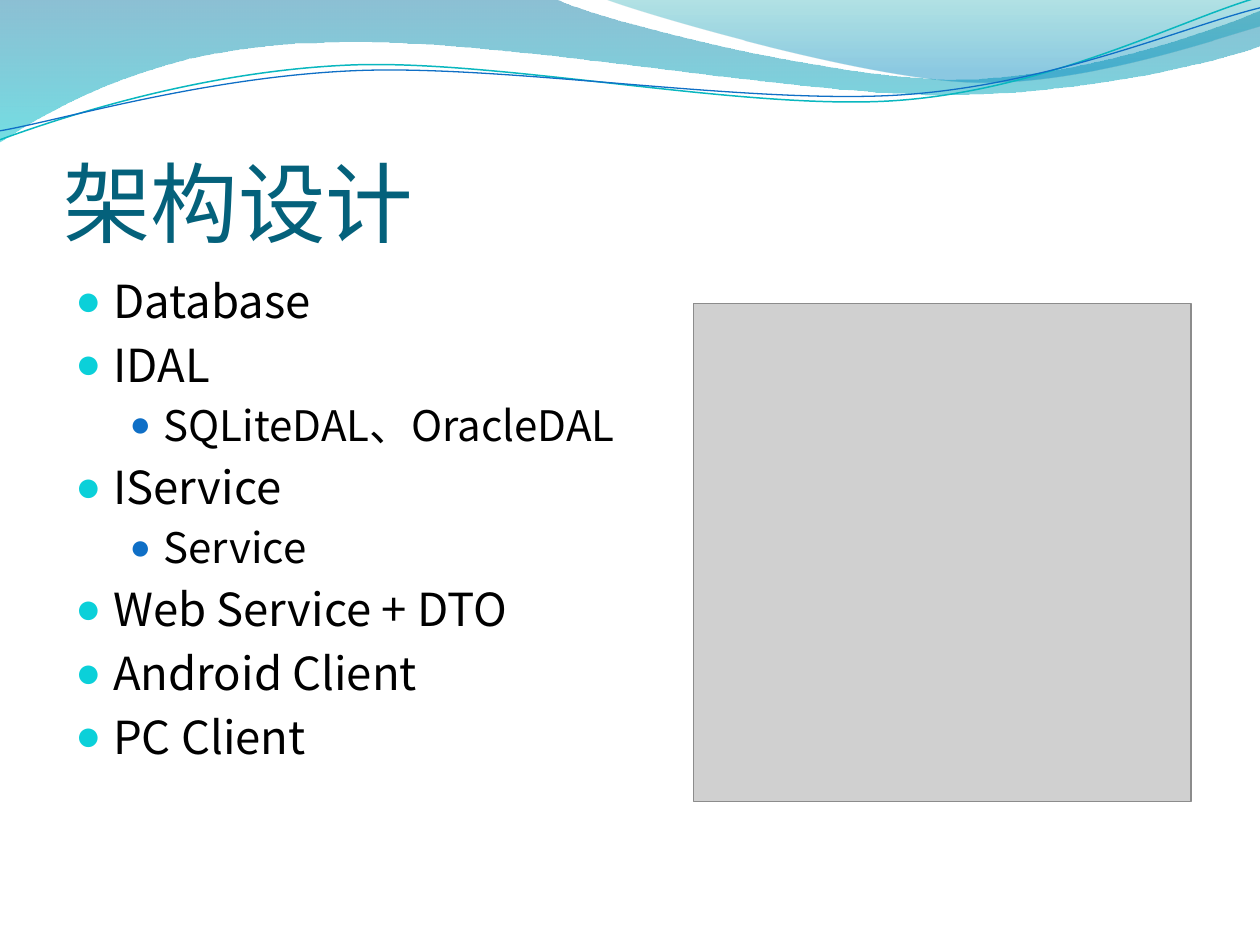
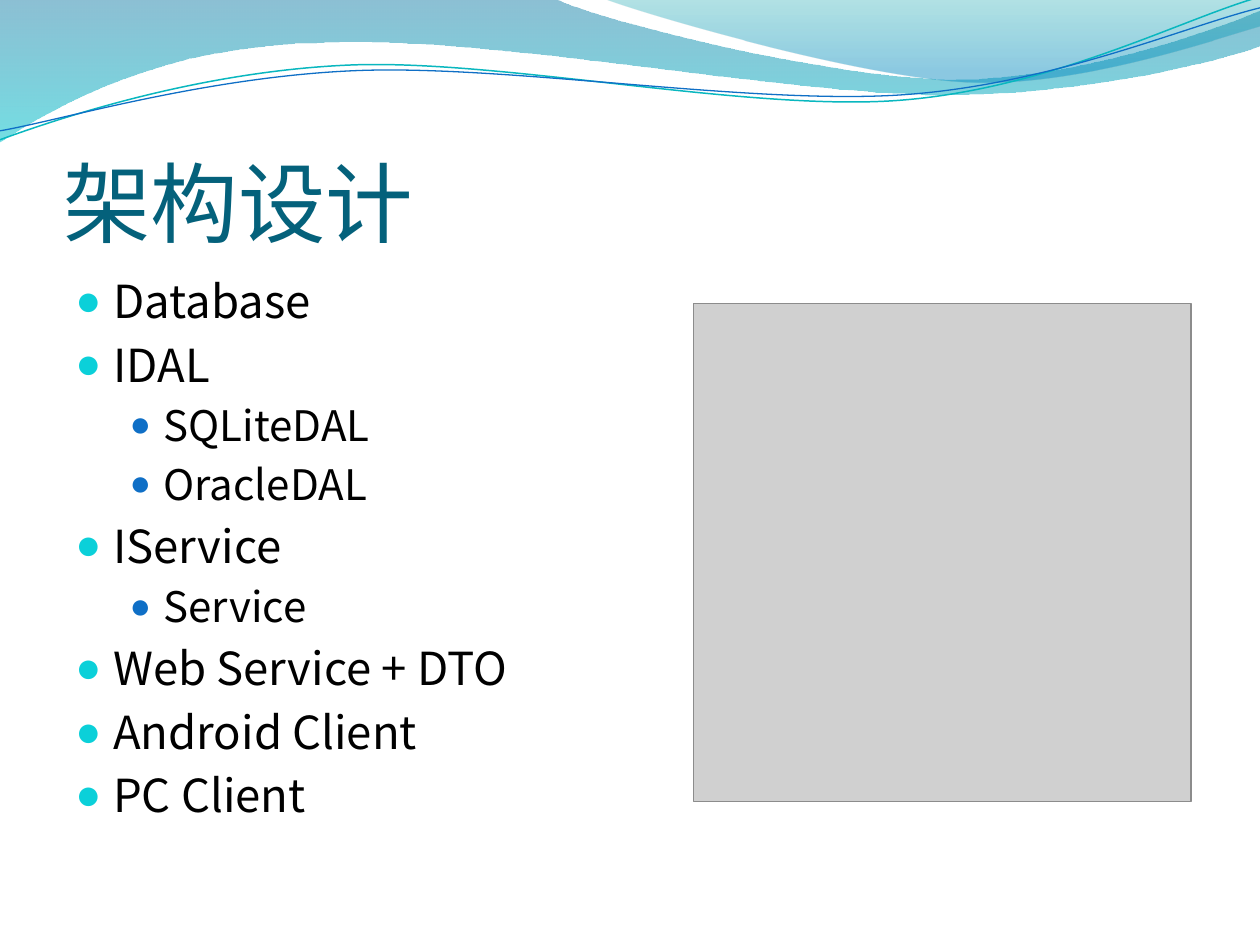
Before and after one commit to ggxx/SextantTG, a slide deck: slide 4 of doc/大作业汇报.pptx. Drawn at 1260x945 pixels with LibreOffice and Linux fonts; fonts in the diff are those of the drawing; grey boxes stand for pictures; background and template pictures are left out. Boxes give left, top, right and bottom in pixels: in the first picture for what was removed or moved away, otherwise in the second. Text is boxed around its words. In the diff, an @@ line names an element or a change of style, - is before the commit and + after.

```diff
--- a/doc/大作业汇报.pptx
+++ b/doc/大作业汇报.pptx
@@ text at bbox=[164, 408, 370, 501]: text changed @@
-  ● SQLiteDAL、OracleDAL
+  ● SQLiteDAL
+  ● OracleDAL
```
Also in this commit, not shown: 8 other slides changed, 1 slide added.
